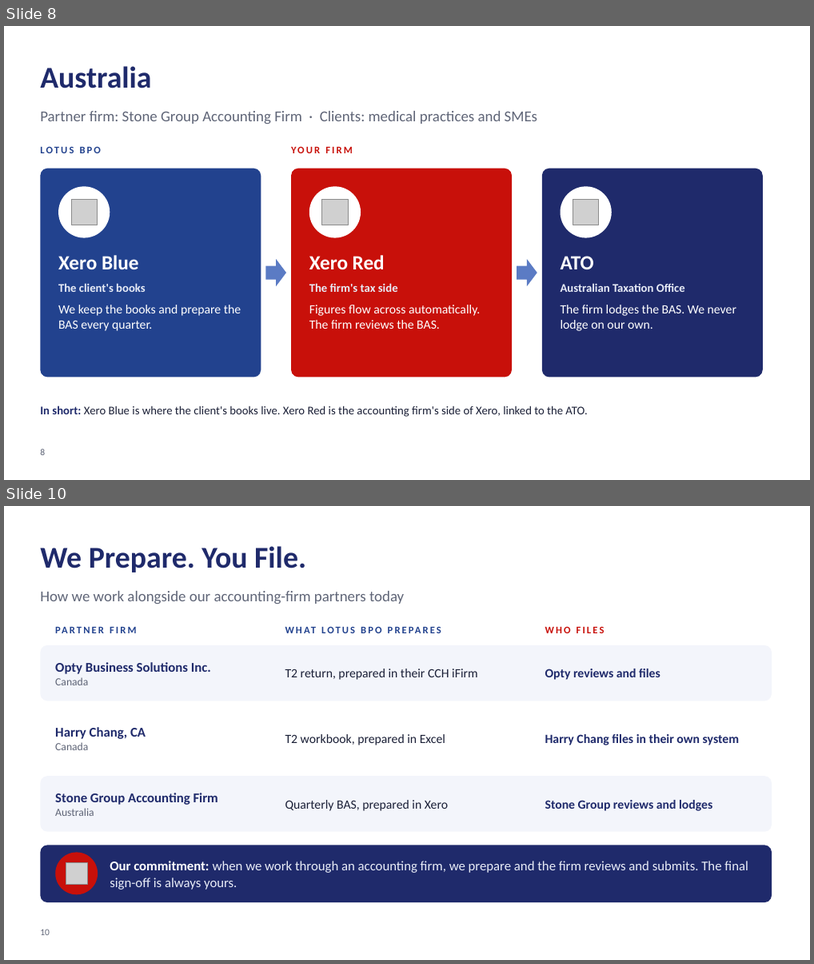
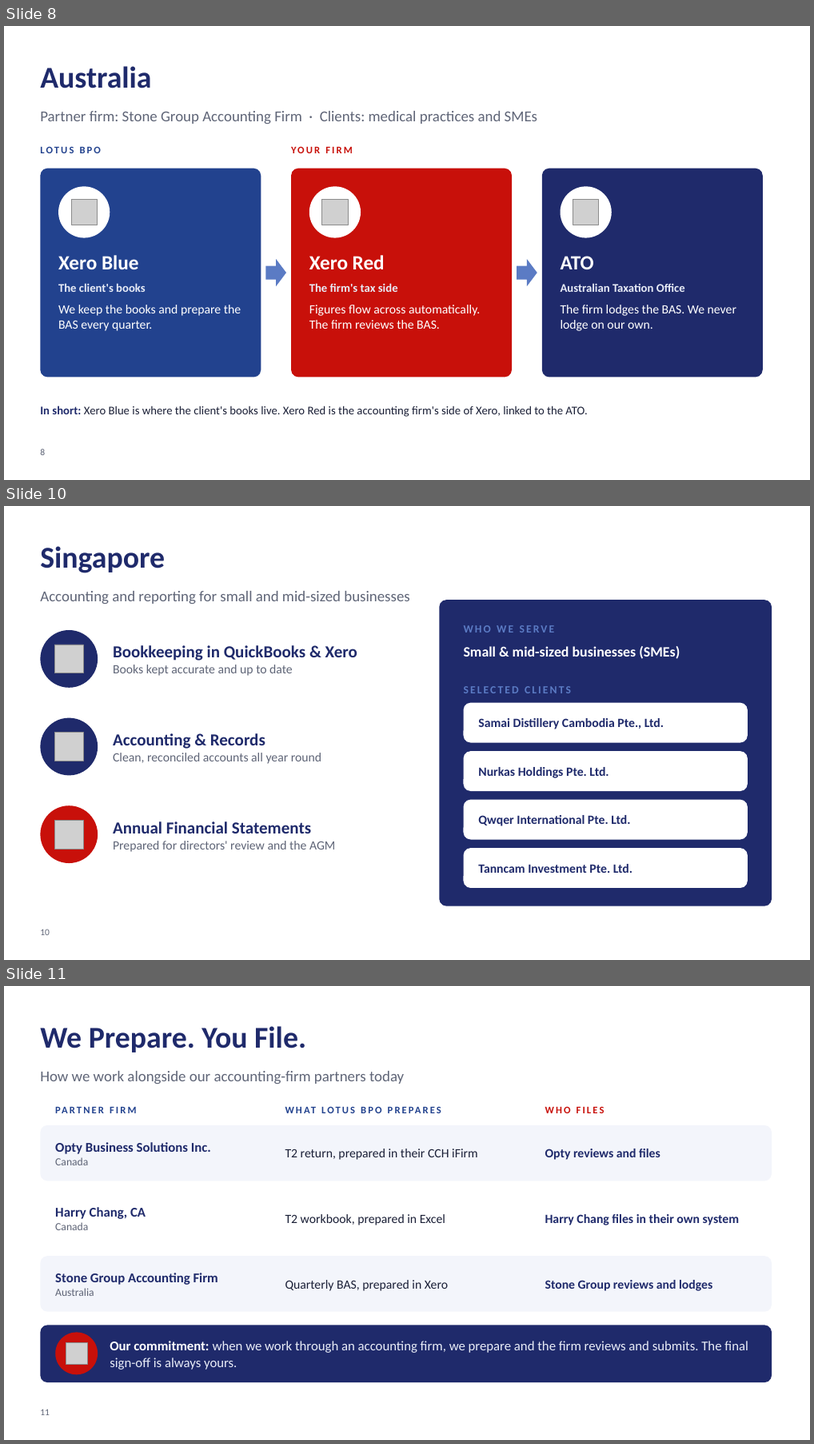
Before and after one commit to alvinjohnrheycamacho-source/Presentation-Deck, a slide deck: Lotus BPO - Conference Deck.pptx. Shown one above the other, each under a label of ours: slides 8 and 10 before the commit, slides 8, 10 and 11 after it; the slides between them are not shown. The pictures are 814x964 and 814x1444 pixels, drawn with LibreOffice and Linux fonts; fonts in the diff are those of the drawing; grey boxes stand for pictures; background and template pictures are left out. Boxes give left, top, right and bottom in pixels: in the first picture for what was removed or moved away, otherwise in the second. Text is boxed around its words. In the diff, an @@ line names an element or a change of style, - is before the commit and + after.

```diff
--- a/Lotus BPO - Conference Deck.pptx
+++ b/Lotus BPO - Conference Deck.pptx
@@ slide 10 added at (4,506,810,960), background #FFFFFF @@
@@ title added at (40,546,165,573), 36 pt, text #1F2A6B, bold @@
+Singapore
@@ text added at (40,591,410,604), 18 pt, text #5F6577 @@
+Accounting and reporting for small and mid-sized businesses
@@ rounded rectangle added at (439,600,772,906), fill #1F2A6B @@
@@ text added at (464,625,555,632), 13 pt, text #5B7BC4, bold @@
+WHO WE SERVE
@@ ellipse added at (40,630,98,688), fill #1F2A6B @@
@@ picture added at (55,644,83,673) @@
@@ text added at (113,645,358,676), 20 pt, text #1F2A6B, bold @@
+Bookkeeping in QuickBooks & Xero
+Books kept accurate and up to date
@@ text added at (464,646,680,659), 17 pt, text #FFFFFF, bold @@
+Small & mid-sized businesses (SMEs)
@@ text added at (464,686,571,693), 13 pt, text #5B7BC4, bold @@
+SELECTED CLIENTS
@@ ellipse added at (40,718,98,776), fill #1F2A6B @@
@@ rounded rectangle added at (464,703,748,743), fill #FFFFFF @@
@@ text added at (478,718,664,729), 15 pt, text #1F2A6B, bold @@
+Samai Distillery Cambodia Pte., Ltd.
@@ picture added at (55,732,83,760) @@
@@ text added at (113,733,322,764), 15 pt, text #5F6577 @@
+Accounting & Records
+Clean, reconciled accounts all year round
@@ rounded rectangle added at (464,751,748,791), fill #FFFFFF @@
@@ text added at (478,767,609,778), 15 pt, text #1F2A6B, bold @@
+Nurkas Holdings Pte. Ltd.
@@ ellipse added at (40,805,98,863), fill #C8100A @@
@@ rounded rectangle added at (464,800,748,840), fill #FFFFFF @@
@@ text added at (478,815,630,826), 15 pt, text #1F2A6B, bold @@
+Qwqer International Pte. Ltd.
@@ picture added at (55,820,83,848) @@
@@ text added at (113,821,335,852), 15 pt, text #5F6577 @@
+Annual Financial Statements
+Prepared for directors' review and the AGM
@@ rounded rectangle added at (464,848,748,888), fill #FFFFFF @@
@@ text added at (478,864,633,872), 15 pt, text #1F2A6B, bold @@
+Tanncam Investment Pte. Ltd.
@@ page number added at (40,928,50,935), 11 pt, text #5F6577 @@
+10
@@ what was slide 10 is now slide 11 @@
@@ page number at (40,1408,50,1415): text changed @@
-10
+11
```
Also in this commit, not shown: 1 other slide added, 1 slide removed, 2 other files.
